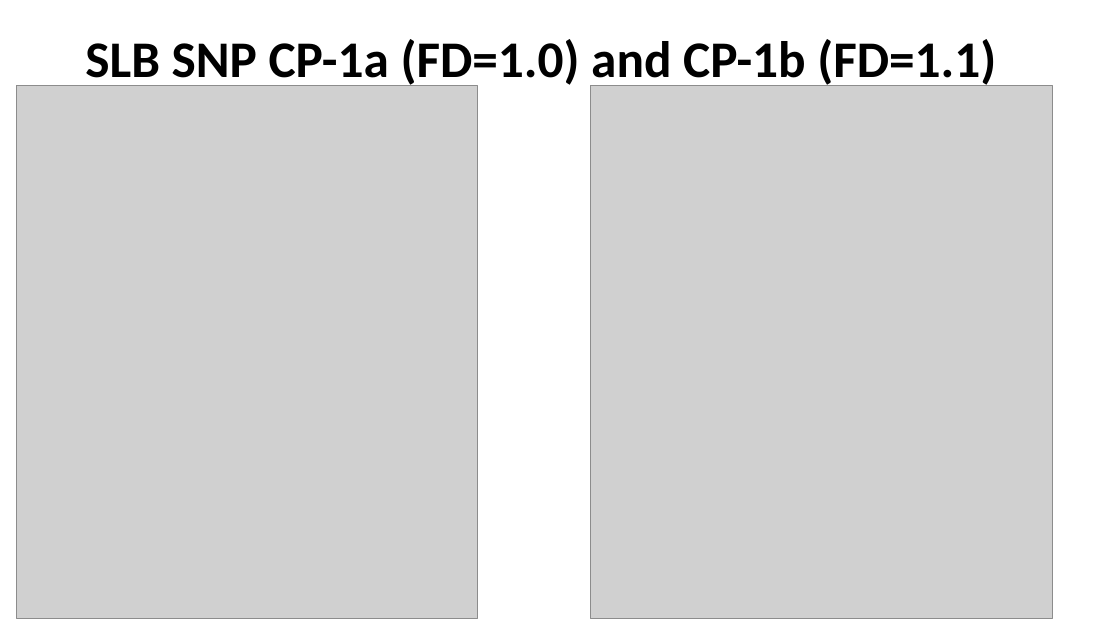
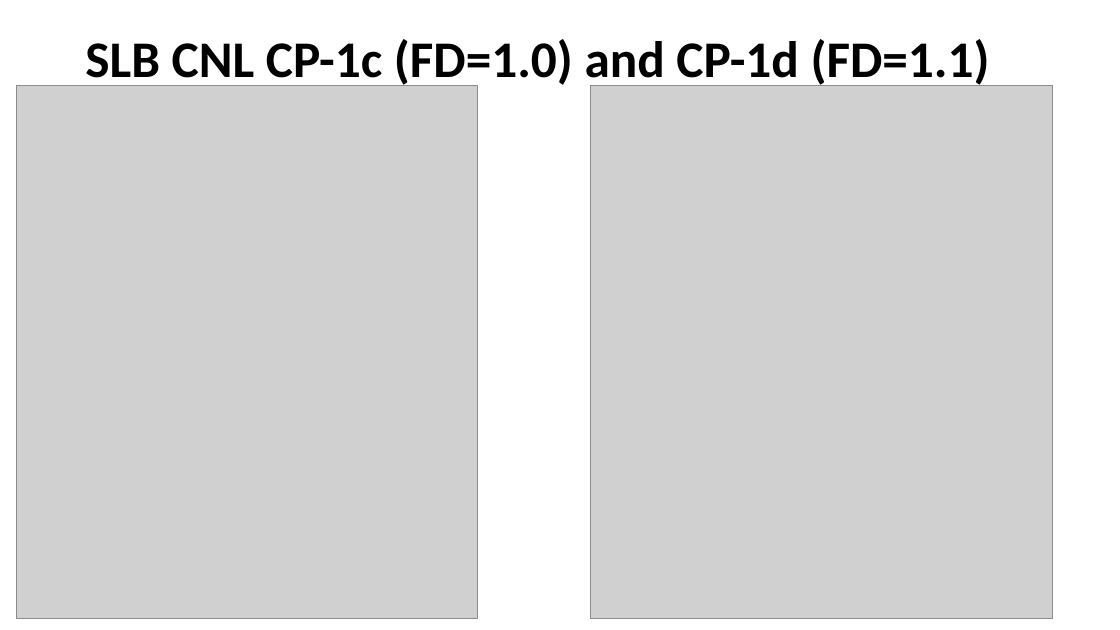
Before and after one commit to Philliec459/ChartBook-Neutron-Density-Porosity-Estimations-using-KNN, a slide deck: slide 3 of Neutron-Density Charts for Porosity.pptx. Drawn at 1120x630 pixels with LibreOffice and Linux fonts; fonts in the diff are those of the drawing; grey boxes stand for pictures. Boxes give left, top, right and bottom in pixels: in the first picture for what was removed or moved away, otherwise in the second. Text is boxed around its words. In the diff, an @@ line names an element or a change of style, - is before the commit and + after.

```diff
--- a/Neutron-Density Charts for Porosity.pptx
+++ b/Neutron-Density Charts for Porosity.pptx
@@ title at (85,39,990,90): text changed @@
-SLB SNP CP-1a (FD=1.0) and CP-1b (FD=1.1)
+SLB CNL CP-1c (FD=1.0) and CP-1d (FD=1.1)
```
Also in this commit, not shown: 2 slides added, 2 other files.
